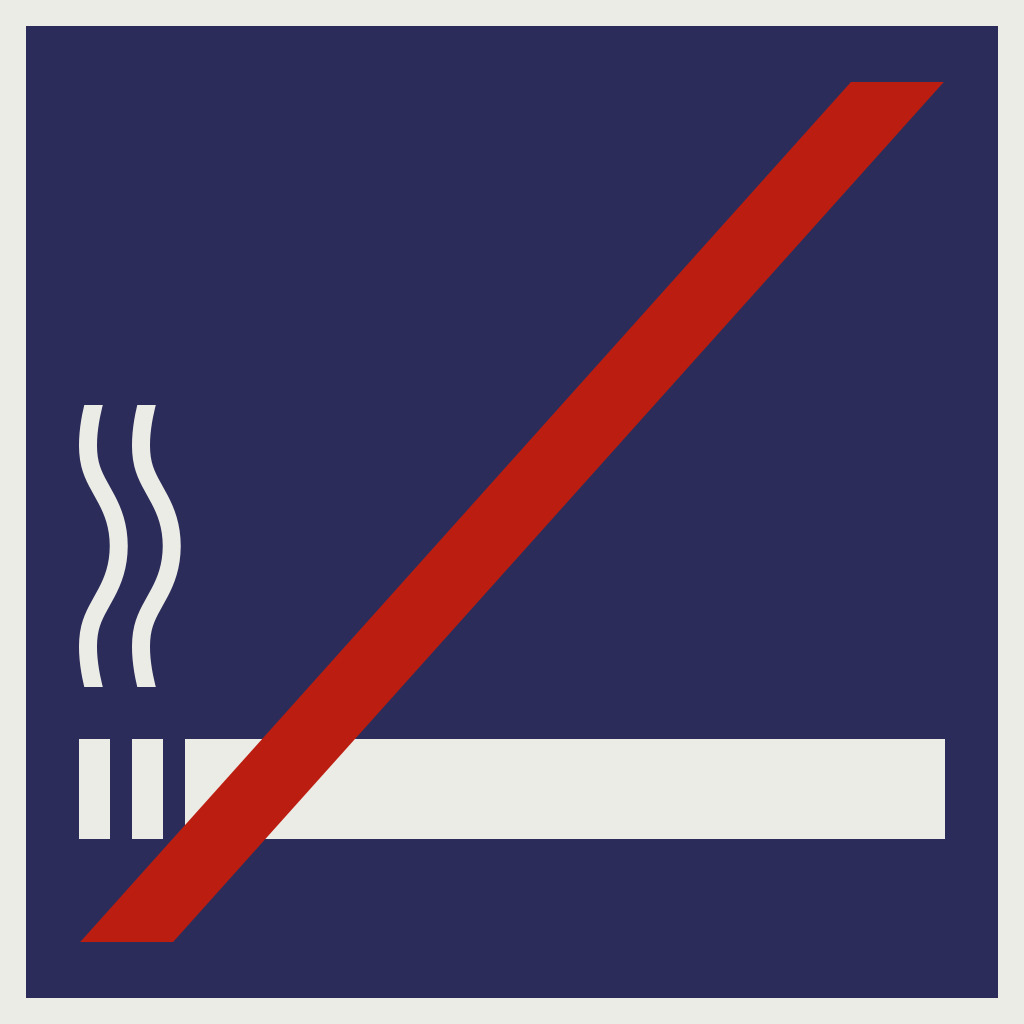
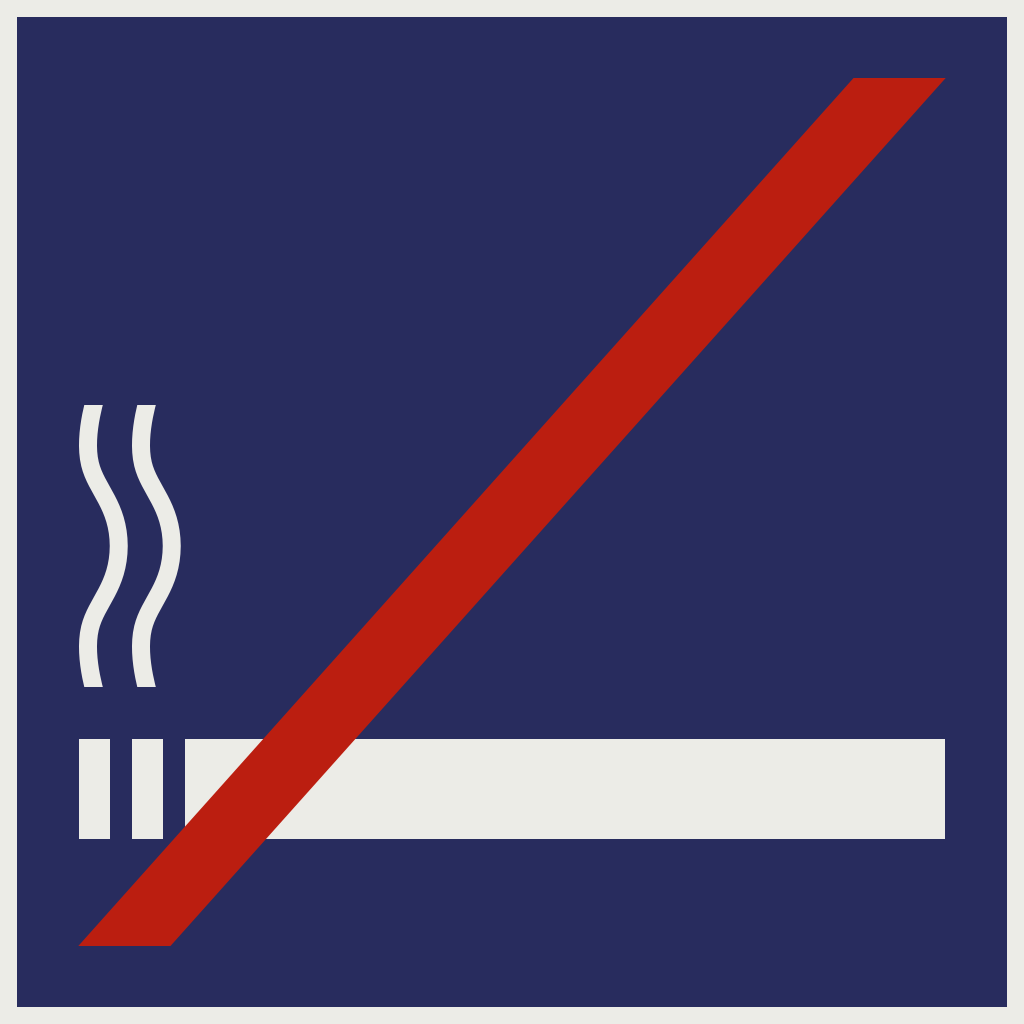
The second 1024px x 1024px image is a revision of the first. Changes to its layers:
painted on "RedDiagonal" over left=78, top=78, right=946, bottom=946
painted on "Frame" over left=17, top=17, right=1007, bottom=1007
painted on "Background" over left=17, top=17, right=1007, bottom=1007
